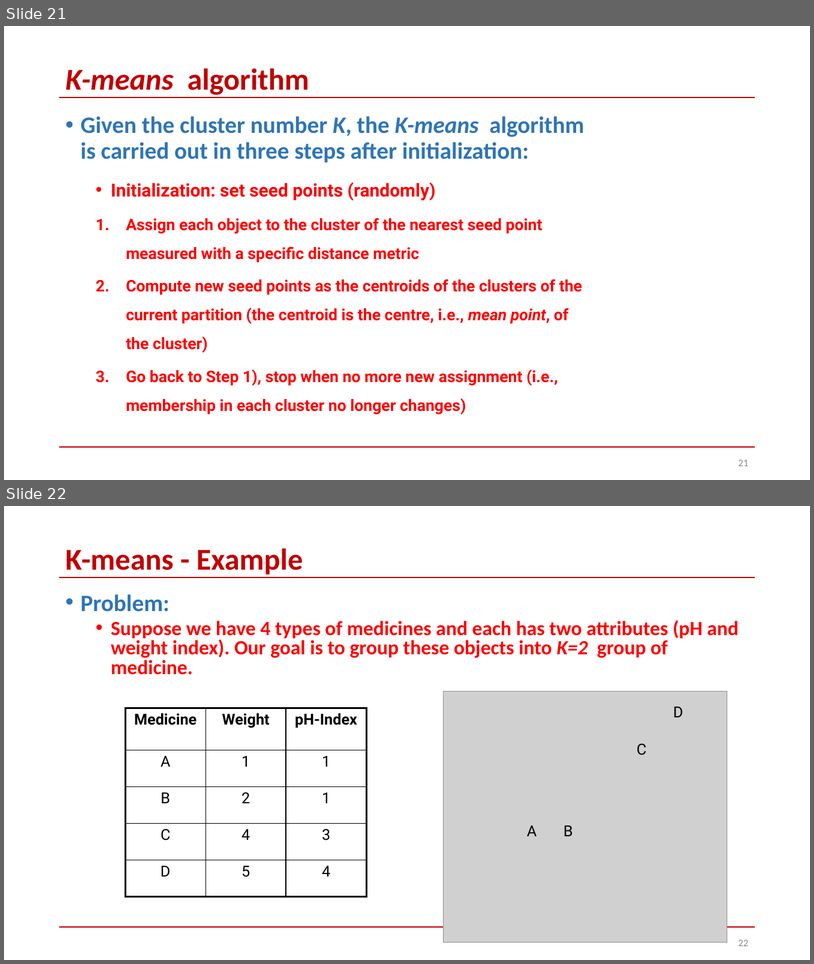
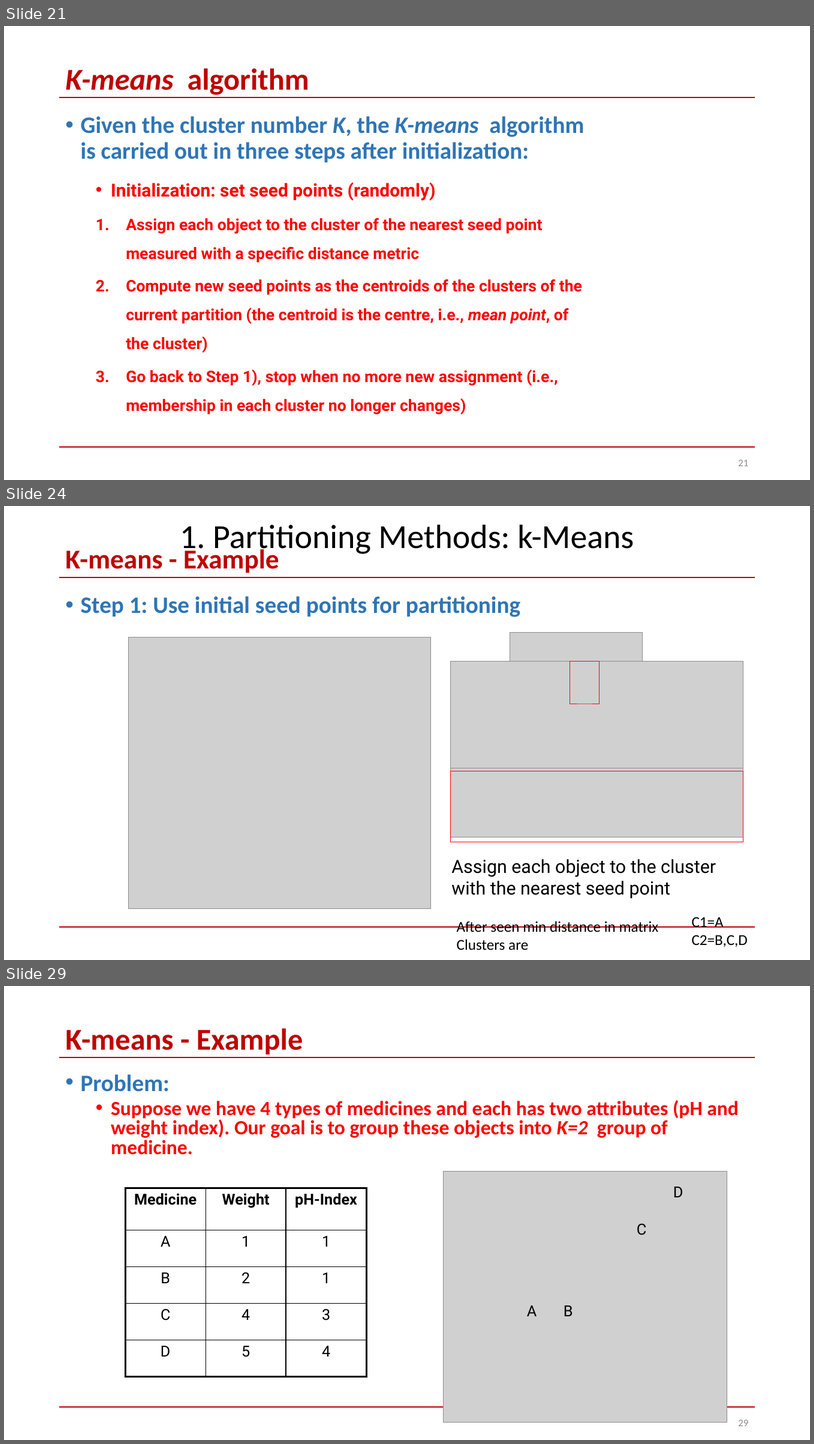
Before and after one commit to skysumitkumar/Du_Mca, a slide deck: 3rd_semester/Data_Science_with_python/PPT/Unit_4/Clustering-Part1.pptx. Shown one above the other, each under a label of ours: slides 21 and 22 before the commit, slides 21, 24 and 29 after it; the slides between them are not shown. The pictures are 814x964 and 814x1444 pixels, drawn with LibreOffice and Linux fonts; fonts in the diff are those of the drawing; grey boxes stand for pictures. Boxes give left, top, right and bottom in pixels: in the first picture for what was removed or moved away, otherwise in the second. Text is boxed around its words. In the diff, an @@ line names an element or a change of style, - is before the commit and + after.

Commit message:
k-means_change

```diff
--- a/3rd_semester/Data_Science_with_python/PPT/Unit_4/Clustering-Part1.pptx
+++ b/3rd_semester/Data_Science_with_python/PPT/Unit_4/Clustering-Part1.pptx
@@ slide 24 added at [4,506,810,960], background #FFFFFF; not listed: 2 template elements that a slide beside it also shows @@
@@ text added at [180,525,634,556], 40 pt, text #000000 @@
+1. Partitioning Methods: k-Means
@@ title added at [65,546,279,573], 32.4 pt, text #C00000, bold @@
+K-means - Example
@@ text added at [81,596,521,617], 28 pt, text #2E75B6, bold @@
+• Step 1: Use initial seed points for partitioning
@@ group added at [129,633,744,908]: 4 pictures, 2 rectangles, 1 text @@
+Assign each object to the cluster
+with the nearest seed point
@@ text added at [692,916,748,946], 18 pt, text #000000 @@
+C1=A
+C2=B,C,D
@@ text added at [457,921,659,950], 18 pt, text #000000 @@
+After seen min distance in matrix
+Clusters are
@@ what was slide 22 is now slide 29 @@
@@ page number at [738,1419,749,1426]: text changed @@
-22
+29
```
Also in this commit, not shown: 1 slide changed, 6 other slides added.
